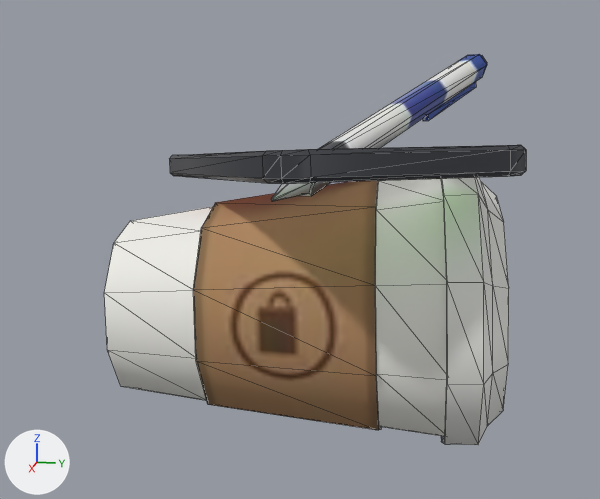
Two versions of the glTF model assets/models/char/second_ai/hand_props.glb, one commit apart.
Before and after are seen from a 50 mm camera at (0.312, 0.053, 0.028) aimed at (0.07, 0.004, -0.033). Lighting does not change. The marker at lower left points along +X, +Y and +Z. The picture after the commit comes second. Mesh edges are drawn as thin lines. Where no turn or scale is listed for an object, it has been applied to the vertices. Vertices at exactly the same position are counted once.

Names of what the first picture shows: 'hand_cup', 'hand_pen', 'hand_phone'.
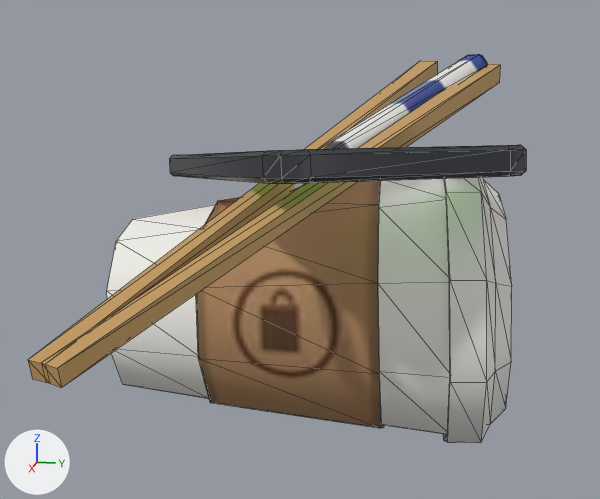
Pixel boxes [x1, y1, x2, y2] of what changed, in the pictures (600 x 499 px):
```json
{"object": "hand_cup", "change": "moved", "before": [104, 177, 509, 445], "after": [107, 177, 512, 443]}
{"object": "hand_chopsticks", "change": "added", "after": [28, 60, 500, 388]}
```

Edits to the scene script, one JSON object a line:
```json
{"block": "me_hand_cup", "where": "# used by ob_hand_cup; location = (0.0, 0.0, 0.0)"}
{"op": "remove", "block": "me_hand_cup", "code": "me_hand_cup.from_pydata(...)  # 110 vertices, 196 faces; spans x -0.0023..0.09, y -0.0605..0.0675, z -0.1024..-0.0092"}
{"op": "add", "block": "me_hand_cup", "code": "me_hand_cup.from_pydata(...)  # 110 vertices, 196 faces; spans x -0.0025..0.0899, y -0.0598..0.0682, z -0.1017..-0.0085"}
{"block": "me_hand_cup", "change": "me_hand_cup part 1: the whole mesh is moved by (-0.0001, 0.0008, 0.0007)"}
{"op": "add", "block": "me_hand_chopsticks", "code": ["me_hand_chopsticks = bpy.data.meshes.new('hand_chopsticks')", "me_hand_chopsticks.from_pydata(...)  # 16 vertices, 24 faces; spans x -0.042..0.185, y -0.024..0.064, z -0.032..0.022", "me_hand_chopsticks.materials.append(mat_desk_props)"]}
{"op": "add", "block": "ob_hand_chopsticks", "code": ["ob_hand_chopsticks = bpy.data.objects.new('hand_chopsticks', me_hand_chopsticks)", "ob_hand_chopsticks.location = (0.0, 0.0, 0.0)"]}
```
